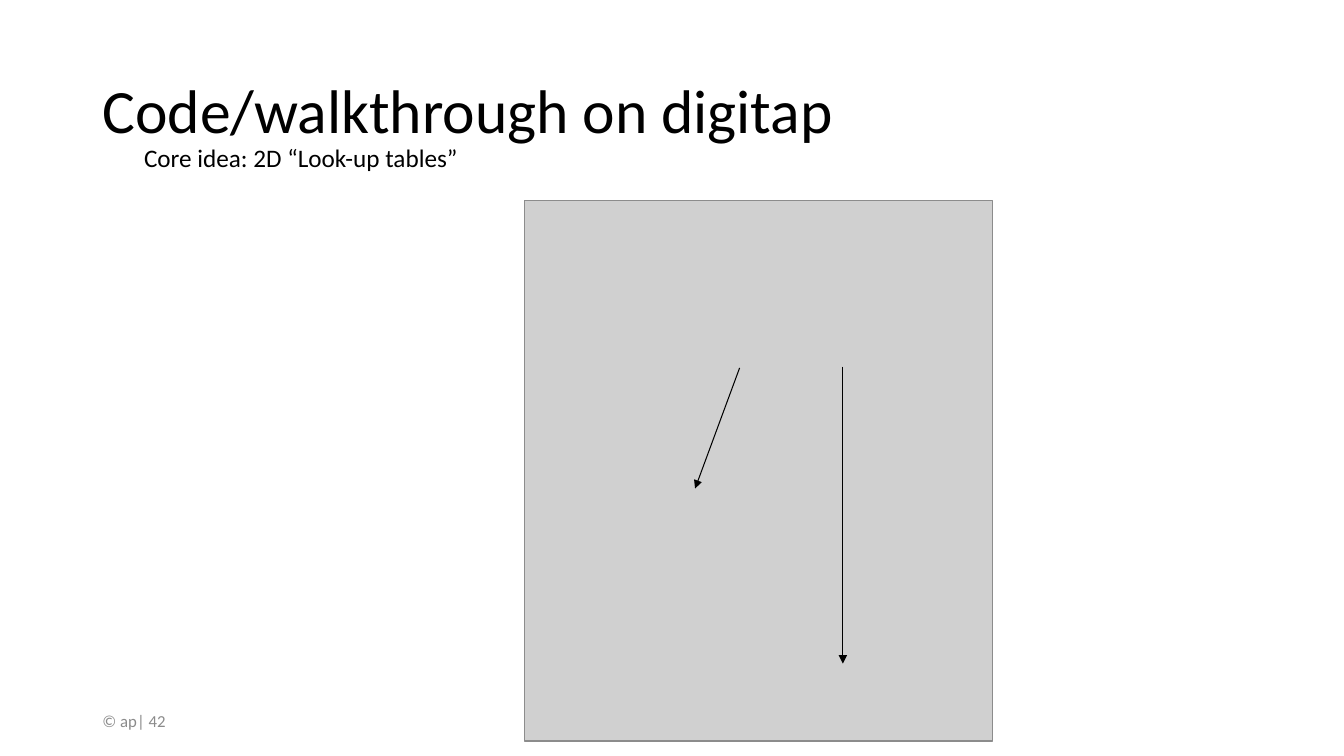
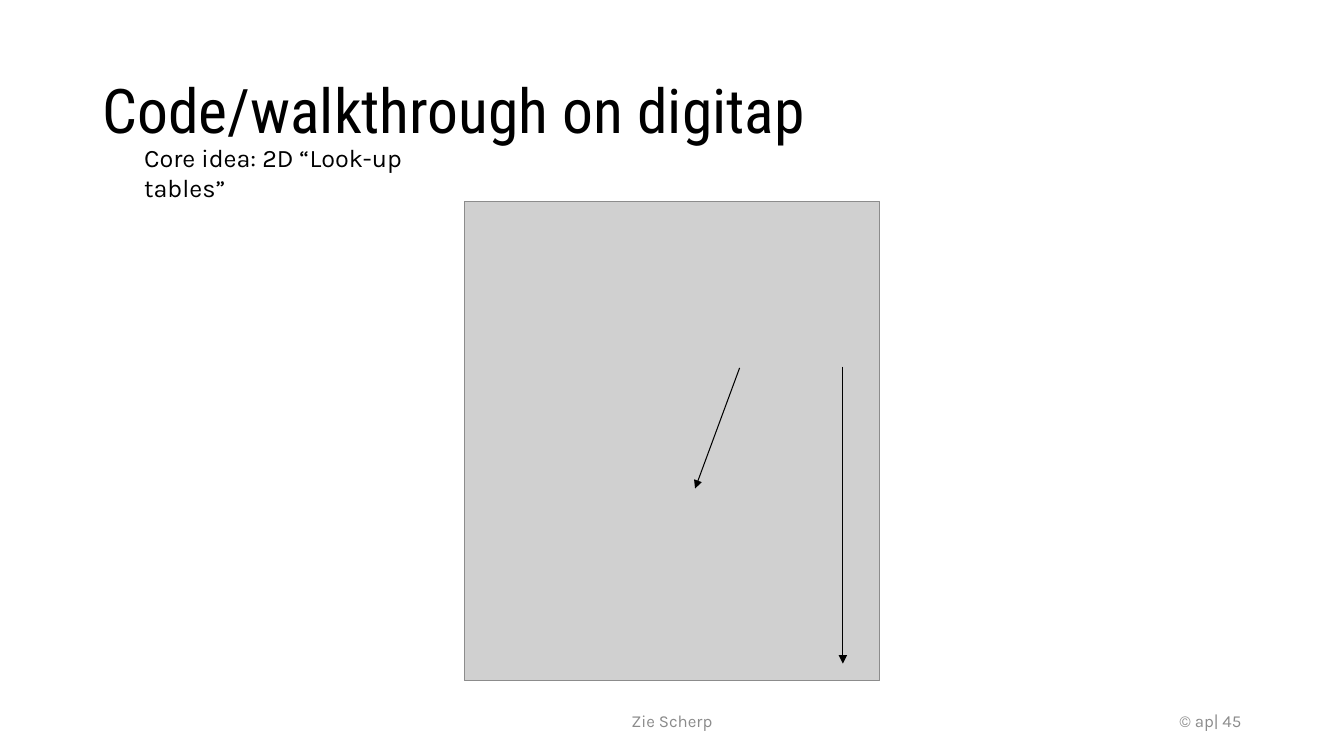
Before and after one commit to timdams/csharpbook, a slide deck: slide 45 of _SLIDES/2020/H8-Arrays/6c_arrays in methoden_mutidim.pptx (slide 42 before the commit). Drawn at 1344x756 pixels with LibreOffice and Linux fonts; fonts in the diff are those of the drawing; grey boxes stand for pictures; background and template pictures are left out. Boxes give left, top, right and bottom in pixels: in the first picture for what was removed or moved away, otherwise in the second. Text is boxed around its words. In the diff, an @@ line names an element or a change of style, - is before the commit and + after.

```diff
--- a/_SLIDES/2020/H8-Arrays/6c_arrays in methoden_mutidim.pptx
+++ b/_SLIDES/2020/H8-Arrays/6c_arrays in methoden_mutidim.pptx
@@ title "Code/walkthrough on digitap" at (102, 86, 804, 146): font Calibri to Roboto Condensed @@
@@ text "Core idea: 2D “Look-up tables”" at (144, 149, 401, 198): font Calibri to Karla @@
@@ picture: place and size @@
-picture at (524, 201, 993, 741)
+picture at (464, 202, 879, 682)
@@ text added at (631, 715, 712, 731), 12 pt, text #8C8C8C @@
+Zie Scherp
@@ page number at (1195, 714, 1241, 731): text changed; font Calibri to Karla @@
-© ap| 42
+© ap| 45
```
Also in this commit, not shown: 32 other slides changed, 12 slides added, 9 slides removed, 10 other files.
